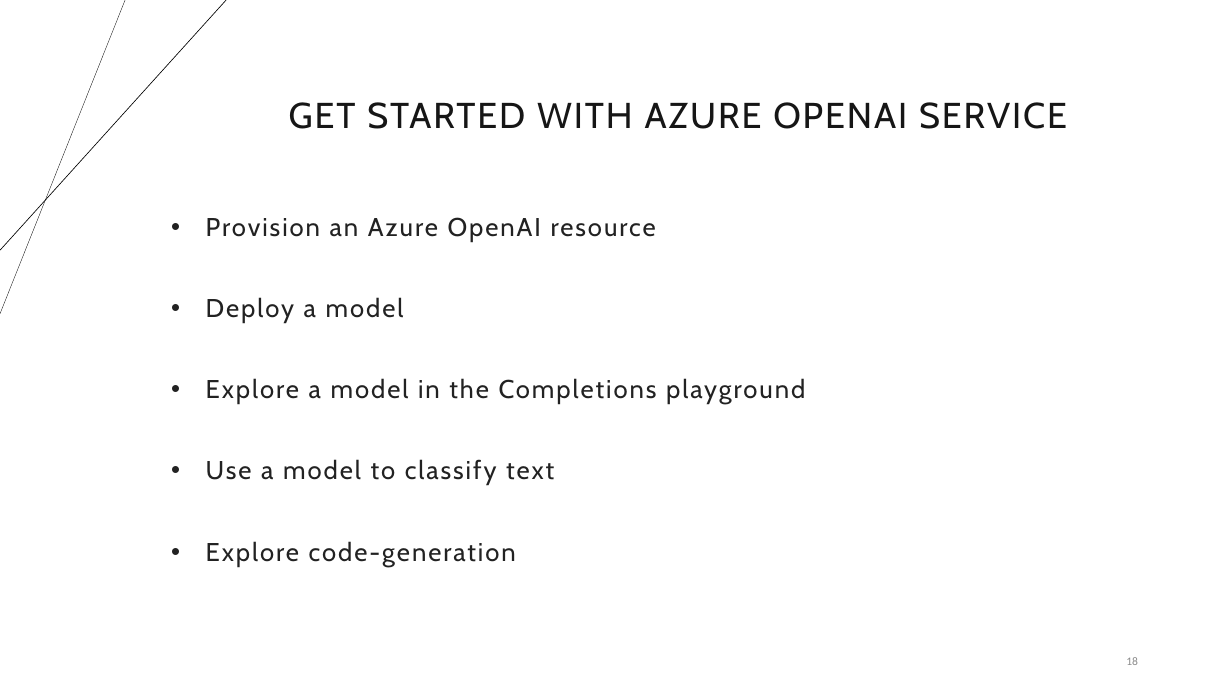
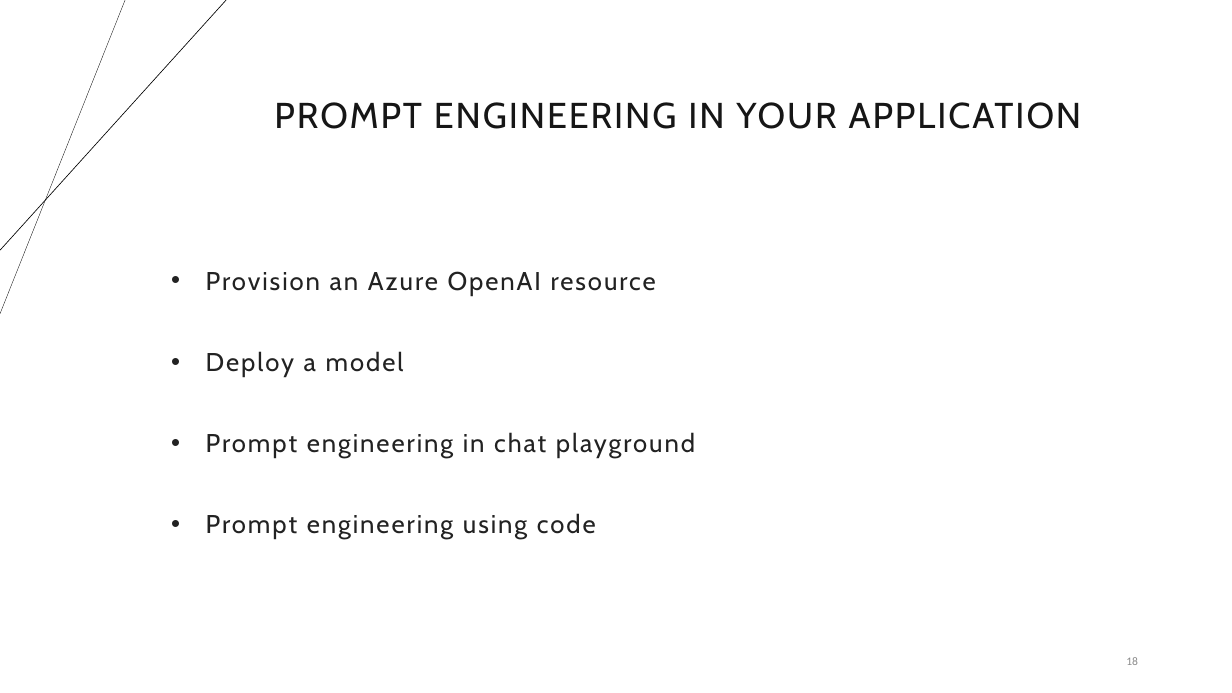
Before and after one commit to sujoy-saha/Develop-AI-solutions-with-Azure-AI, a slide deck: slide 18 of 6. Develop AI solutions with Azure OpenAI/Develop AI solutions with Azure OpenAI.pptx. Drawn at 1232x693 pixels with LibreOffice and Linux fonts; fonts in the diff are those of the drawing. Boxes give left, top, right and bottom in pixels: in the first picture for what was removed or moved away, otherwise in the second. Text is boxed around its words. In the diff, an @@ line names an element or a change of style, - is before the commit and + after.

```diff
--- a/6. Develop AI solutions with Azure OpenAI/Develop AI solutions with Azure OpenAI.pptx
+++ b/6. Develop AI solutions with Azure OpenAI/Develop AI solutions with Azure OpenAI.pptx
@@ title at (274, 102, 1082, 129): text changed @@
-GET STARTED WITH AZURE OPENAI SERVICE
+PROMPT ENGINEERING IN YOUR APPLICATION
@@ text at (206, 432, 695, 539): text changed @@
-• Explore a model in the Completions playground
-• Use a model to classify text
-• Explore code-generation
+• Prompt engineering in chat playground
+• Prompt engineering using code
```
Also in this commit, not shown: 7 other slides changed, 4 slides added, 4 slides removed, 2 other files.
